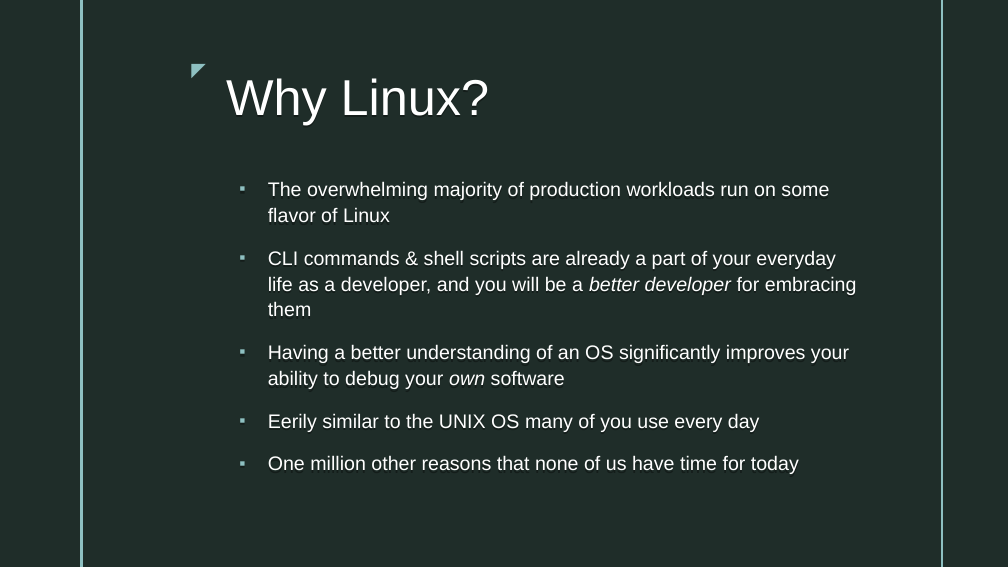
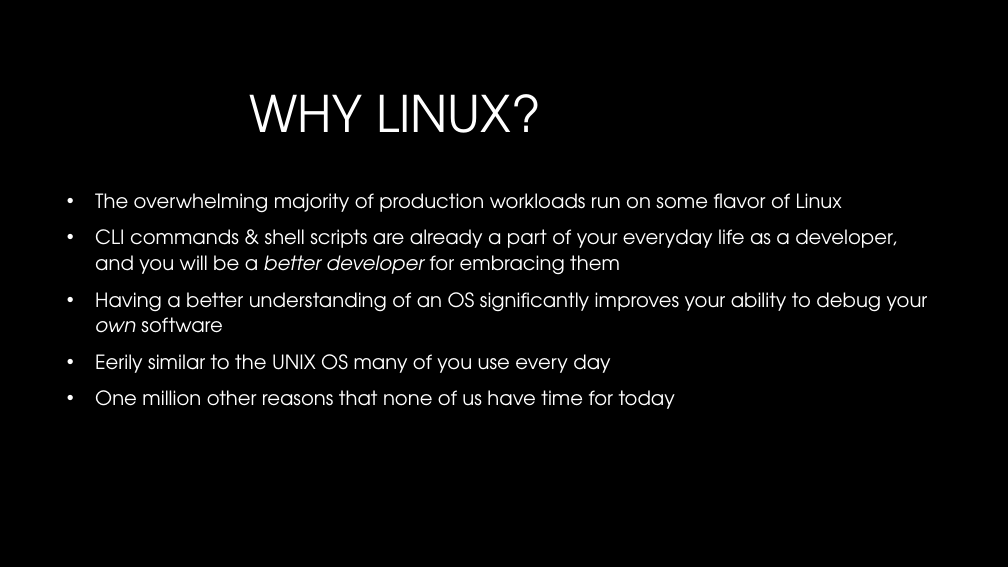
Before and after one commit to opensourcecorp/workshops, a slide deck: slide 6 of linux/docs/Linux-Workshop.odp. Drawn at 1008x567 pixels with LibreOffice and Linux fonts; fonts in the diff are those of the drawing; background and template pictures are left out. Boxes give left, top, right and bottom in pixels: in the first picture for what was removed or moved away, otherwise in the second. Text is boxed around its words. In the diff, an @@ line names an element or a change of style, - is before the commit and + after.

Commit message:
Update Linux slideshow

```diff
--- a/linux/docs/Linux-Workshop.odp
+++ b/linux/docs/Linux-Workshop.odp
@@ background picture (left out) to #000000 @@
@@ freeform shape removed at (80,0,84,566) @@
@@ freeform shape removed at (83,0,940,566) @@
@@ freeform shape removed at (940,0,942,566) @@
@@ text removed at (181,53,216,87) @@
-◤
@@ title "WHY LINUX?" at (249,94,541,133): vertical alignment top to middle @@
@@ title at (249,94,541,133): text changed; font Arial to TeX Gyre Adventor @@
-Why Linux?
+WHY LINUX?
@@ text "The overwhelming majority of production ...": place and size @@
-text "The overwhelming majority of production ..." at (268,183,857,474)
+text "The overwhelming majority of production ..." at (95,193,928,409)
@@ text "The overwhelming majority of production ..." at (95,193,928,409): font Arial to TeX Gyre Adventor; bullet ▪ to •; less space between paragraphs; bullet colour #8EC0C1 to #FFFFFF @@
```
Also in this commit, not shown: 16 other slides changed, 1 slide removed.
